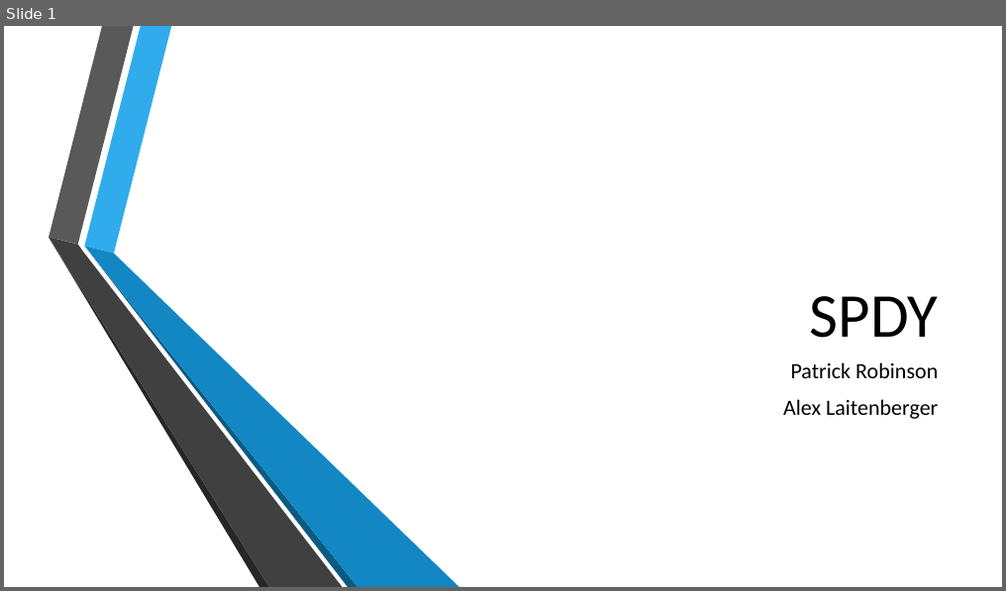
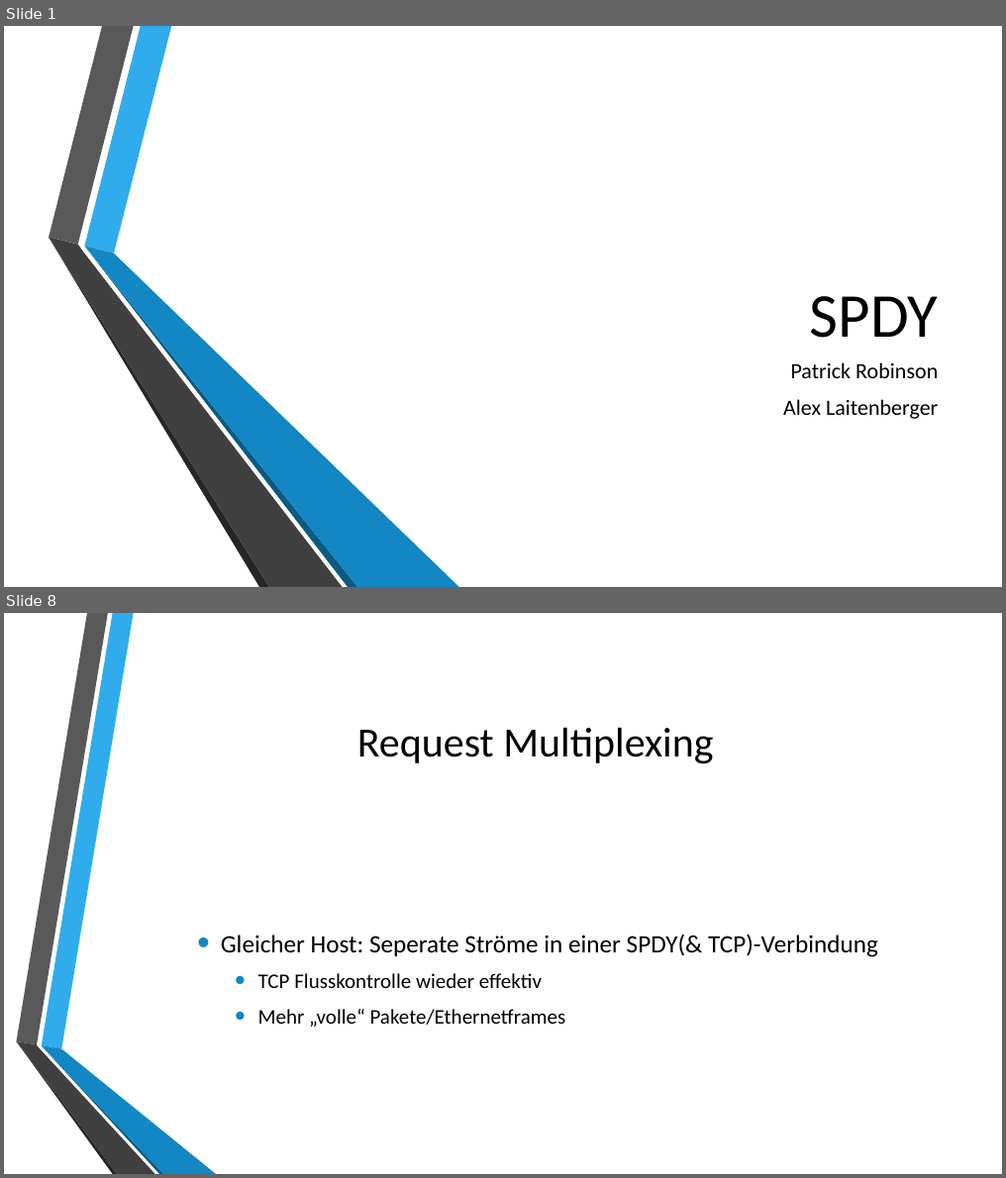
Before and after one commit to autarchprinceps/Reactive-Load-Generator, a slide deck: research/Präsentation.pptx. Shown one above the other, each under a label of ours: slide 1 before the commit, slides 1 and 8 after it; the slides between them are not shown. The pictures are 1006x591 and 1006x1178 pixels, drawn with LibreOffice and Linux fonts; fonts in the diff are those of the drawing; background and template pictures are left out. Boxes give left, top, right and bottom in pixels: in the first picture for what was removed or moved away, otherwise in the second. Text is boxed around its words. In the diff, an @@ line names an element or a change of style, - is before the commit and + after.

```diff
--- a/research/Präsentation.pptx
+++ b/research/Präsentation.pptx
@@ slide 8 added at [4, 613, 1002, 1174], background picture (left out) @@
@@ title added at [357, 728, 713, 764], 40 pt, text #000000 @@
+Request Multiplexing
@@ text added at [221, 934, 878, 1027], 20 pt, text #000000 @@
+• Gleicher Host: Seperate Ströme in einer SPDY(& TCP)-Verbindung
+  • TCP Flusskontrolle wieder effektiv
+  • Mehr „volle“ Pakete/Ethernetframes
@@ group added at [16, 613, 216, 1174]: 6 freeform shapes @@
```
Also in this commit, not shown: 2 slides changed, 11 other slides added, 1 other file.
